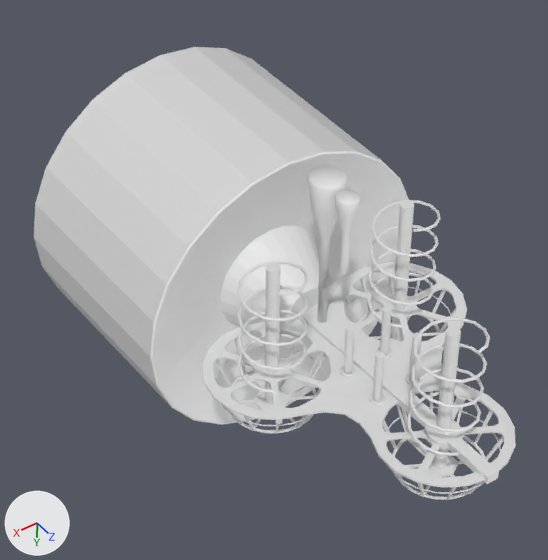
One commit to the Blender file HS-356/HS-356.blend: the scene before it, then after it.
One viewpoint serves both versions: the file's camera 'marisat2.fspy'. The lights are fixed; the arrows at lower left show +X, +Y and +Z.
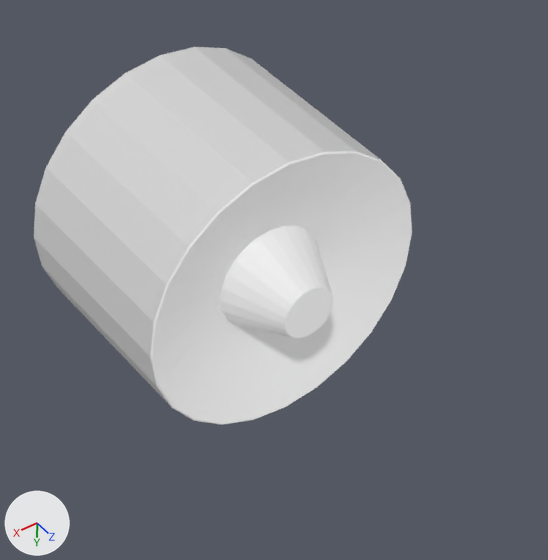
What changed in the scene script:
```text
Remove ob_antennastaff:
    ob_antennastaff = bpy.data.objects.new('AntennaStaff', me_cube_002)
Remove ob_antennastemcenter:
    ob_antennastemcenter = bpy.data.objects.new('AntennaStemCenter', me_cylinder_016)
Remove ob_antennastemright:
    ob_antennastemright = bpy.data.objects.new('AntennaStemRight', me_cylinder_015)
Remove ob_antennastemleft:
    ob_antennastemleft = bpy.data.objects.new('AntennaStemLeft', me_cylinder_014)
Remove ob_quadstembr:
    ob_quadstembr = bpy.data.objects.new('QuadStemBR', me_cylinder_013)
Remove ob_quadstemtr:
    ob_quadstemtr = bpy.data.objects.new('QuadStemTR', me_cylinder_012)
Remove ob_quadstembl:
    ob_quadstembl = bpy.data.objects.new('QuadStemBL', me_cylinder_011)
Remove ob_quadstemtl:
    ob_quadstemtl = bpy.data.objects.new('QuadStemTL', me_cylinder_010)
Remove ob_hornbottom:
    ob_hornbottom = bpy.data.objects.new('HornBottom', me_cylinder)
Remove ob_horntop:
    ob_horntop = bpy.data.objects.new('HornTop', me_cylinder_003)
Remove ob_springface:
    ob_springface = bpy.data.objects.new('SpringFace', me_circle_004)
Remove ob_springface_001:
    ob_springface_001 = bpy.data.objects.new('SpringFace.001', me_circle_005)
Remove ob_springface_002:
    ob_springface_002 = bpy.data.objects.new('SpringFace.002', me_circle_007)
Remove ob_cylinder:
    ob_cylinder = bpy.data.objects.new('Cylinder', me_cylinder_004)
Remove ob_cylinder_001:
    ob_cylinder_001 = bpy.data.objects.new('Cylinder.001', me_cylinder_009)
Remove ob_cylinder_002:
    ob_cylinder_002 = bpy.data.objects.new('Cylinder.002', me_cylinder_021)
Remove ob_cylinder_003:
    ob_cylinder_003 = bpy.data.objects.new('Cylinder.003', me_cylinder_022)
Remove ob_cube_001:
    ob_cube_001 = bpy.data.objects.new('Cube.001', me_cube)
Remove ob_cube_002:
    ob_cube_002 = bpy.data.objects.new('Cube.002', me_cube_003)
Remove ob_cube_003:
    ob_cube_003 = bpy.data.objects.new('Cube.003', me_cube_004)
Remove ob_cube_004:
    ob_cube_004 = bpy.data.objects.new('Cube.004', me_cube_005)
Remove ob_cube_005:
    ob_cube_005 = bpy.data.objects.new('Cube.005', me_cube_006)
Remove ob_cube_006:
    ob_cube_006 = bpy.data.objects.new('Cube.006', me_cube_007)
Remove ob_cube_007:
    ob_cube_007 = bpy.data.objects.new('Cube.007', me_cube_008)
Remove ob_cube_008:
    ob_cube_008 = bpy.data.objects.new('Cube.008', me_cube_009)
Remove ob_cube_009:
    ob_cube_009 = bpy.data.objects.new('Cube.009', me_cube_010)
Remove ob_cube_010:
    ob_cube_010 = bpy.data.objects.new('Cube.010', me_cube_011)
Remove ob_cube_014:
    ob_cube_014 = bpy.data.objects.new('Cube.014', me_cube_015)
Remove ob_circle:
    ob_circle = bpy.data.objects.new('Circle', me_circle_001)
Remove ob_cube_015:
    ob_cube_015 = bpy.data.objects.new('Cube.015', me_cube_017)
Remove ob_circle_001:
    ob_circle_001 = bpy.data.objects.new('Circle.001', me_circle_002)
Remove ob_vert_006___tubify_001:
    ob_vert_006___tubify_001 = bpy.data.objects.new('Vert.006 - tubify.001', cu_vert_006___tubify_001)
Remove ob_vert_006___tubify_002:
    ob_vert_006___tubify_002 = bpy.data.objects.new('Vert.006 - tubify.002', cu_vert_006___tubify_002)
Remove ob_cube_024:
    ob_cube_024 = bpy.data.objects.new('Cube.024', me_cube_026)
Remove ob_cube_025:
    ob_cube_025 = bpy.data.objects.new('Cube.025', me_cube_027)
Remove ob_cube_026:
    ob_cube_026 = bpy.data.objects.new('Cube.026', me_cube_028)
Remove ob_cube_027:
    ob_cube_027 = bpy.data.objects.new('Cube.027', me_cube_029)
Remove ob_circle_003:
    ob_circle_003 = bpy.data.objects.new('Circle.003', me_circle_000)
Remove ob_antennathingy_000:
    ob_antennathingy_000 = bpy.data.objects.new('antennathingy.000', me_antennathingy_000)
```

Changed parts and their boxes (x1, y1, x2, y2) in the pictures (548 x 560 px):
'antennathingy.000', deleted: before (202, 262, 516, 488)
'AntennaStaff', deleted: before (301, 304, 499, 484)
'HornBottom', deleted: before (307, 165, 347, 323)
'SpringFace', deleted: before (407, 317, 490, 456)
'SpringFace.002', deleted: before (237, 260, 309, 393)
'SpringFace.001', deleted: before (367, 200, 441, 328)
'AntennaStemCenter', deleted: before (433, 326, 461, 469)
'AntennaStemLeft', deleted: before (391, 200, 414, 340)
'AntennaStemRight', deleted: before (265, 262, 280, 404)
'HornTop', deleted: before (322, 189, 360, 289)
'Cube.024', deleted: before (382, 391, 504, 500)
'Cube.005', deleted: before (216, 335, 331, 433)
'QuadStemTR', deleted: before (373, 352, 384, 402)
'QuadStemBR', deleted: before (344, 325, 354, 375)
'QuadStemBL', deleted: before (380, 307, 391, 356)
'Cube.008', deleted: before (344, 274, 456, 334)
'Cube.025', deleted: before (392, 430, 486, 500)
'Cube.006', deleted: before (232, 370, 317, 434)
'Circle.003', deleted: before (422, 453, 458, 477)
'Circle', deleted: before (254, 389, 290, 410)
'QuadStemTL', deleted: before (409, 333, 422, 382)
'Cube.007', deleted: before (215, 346, 327, 426)
'Cube.026', deleted: before (386, 407, 501, 494)
'Cube.014', deleted: before (236, 375, 315, 428)
'Cube.027', deleted: before (405, 438, 471, 494)
'Vert.006 - tubify.002', deleted: before (396, 404, 426, 456)
'Cube.009', deleted: before (358, 308, 440, 335)
'Vert.006 - tubify.001', deleted: before (287, 354, 326, 397)
'Cylinder', deleted: before (369, 392, 386, 405)
'Cylinder.003', deleted: before (340, 365, 356, 377)
'Cube.015', deleted: before (371, 313, 438, 339)
'Cube.010', deleted: before (345, 285, 451, 315)
'Circle.001', deleted: before (389, 326, 413, 343)
'Cylinder.001', deleted: before (405, 373, 422, 385)
'Cylinder.002', deleted: before (376, 347, 392, 359)
'Cube.001', deleted: before (276, 420, 282, 424)
'Cube.003', deleted: before (401, 475, 476, 488)
